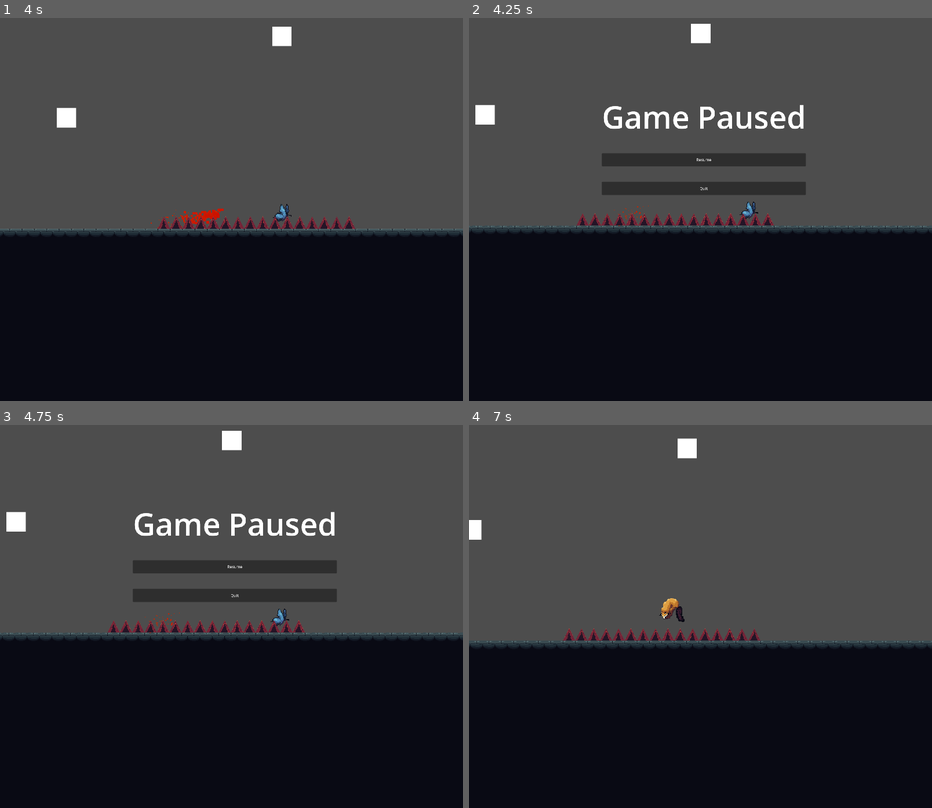
Above: before the commit, frames 1-4 (two rows, left to right).
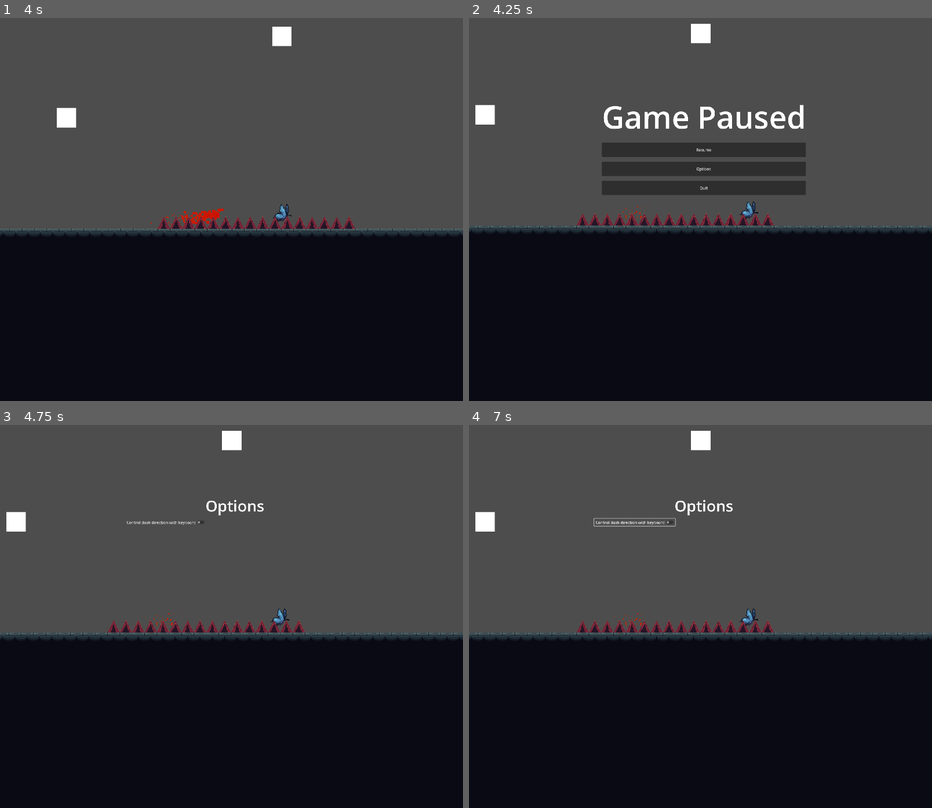
Above: after the commit, the same moments.

Repository: rcfisch/something_freaky
Game: Godot game, scene res://Levels/Testing/testing.tscn
Same seed, same stepped clock (60 frames per second), same inputs: the game is played once before the commit and once after it. This scene is started directly instead of the project's main scene.
Inputs (mouse positions are in pixels of both pictures, inside the frame that each line leads up to):
- Up to frame 1 (4 s): move the mouse to (333, 190) at 0.52 s; hold D (right) 0.53-2.03 s; tap 1 (1) at 0.6, 2.3, 2.85 s; tap Space (jump) at 0.77, 1.52, 3.02, 3.77 s; tap 2 (2) at 0.8, 1.35, 3.05, 3.6 s; move the mouse to (138, 228) at 1.27 s; tap Q (dash) at 1.55 s; move the mouse to (277, 121) at 2.02 s; hold A (left) 2.03-2.78 s; hold Q (dash) 2.03-2.78 s; move the mouse to (208, 286) at 2.77 s; hold D (right) from 2.78 s (still down); move the mouse to (370, 266) at 3.52 s; hold Q (dash) from 3.53 s (still down)
- Up to frame 2 (4.25 s): keep holding D (right); keep holding Q (dash); tap Escape (pause) at 4.15 s
- Up to frame 3 (4.75 s): release D (right) at 4.25 s; release Q (dash) at 4.25 s; click (236, 574) at 4.25 s, where only the run after the commit has a clickable "Options"
- Up to frame 4 (7 s): click (635, 520) at 5 s, where only the run after the commit has a clickable "Control dash direction with k…"; click (705, 566) at 5.75 s, where only the run before the commit has a clickable "Resume"; move the mouse to (561, 559) at 6.52 s; hold A (left) from 6.53 s (still down); tap P (afterimage) at 6.6 s; tap Space (jump) at 6.77 s; tap 1 (1) at 6.8 s

Frame 1 is identical in both runs. In frame 2, 2.9% of the frame differs, in the area x 28-73%, y 32-46%; in frame 3, 4.1%; in frame 4, 4.7%, in the area x 0-100%, y 1-58%.

Commit message:
added basic options menu

Diff:
--- /dev/null
+++ b/GUI/Menus/options_menu.tscn
@@ -0,0 +1,49 @@
+[gd_scene load_steps=3 format=3 uid="uid://byd7smc1sdtcb"]
+
+[ext_resource type="Script" uid="uid://d1ifb3acu2h8g" path="res://options.gd" id="1_b8em0"]
+
+[sub_resource type="LabelSettings" id="LabelSettings_ffpa1"]
+font_size = 64
+
+[node name="OptionsMenu" type="CanvasLayer"]
+
+[node name="Control" type="Control" parent="."]
+layout_mode = 3
+anchors_preset = 0
+offset_right = 40.0
+offset_bottom = 40.0
+script = ExtResource("1_b8em0")
+
+[node name="MarginContainer" type="MarginContainer" parent="Control"]
+layout_mode = 0
+offset_left = 487.0
+offset_top = 270.0
+offset_right = 1461.0
+offset_bottom = 810.0
+theme_override_constants/margin_left = 32
+theme_override_constants/margin_top = 32
+theme_override_constants/margin_right = 32
+theme_override_constants/margin_bottom = 32
+
+[node name="VBoxContainer" type="VBoxContainer" parent="Control/MarginContainer"]
+layout_mode = 2
+theme_override_constants/separation = 10
+
+[node name="Label" type="Label" parent="Control/MarginContainer/VBoxContainer"]
+layout_mode = 2
+text = "Options"
+label_settings = SubResource("LabelSettings_ffpa1")
+horizontal_alignment = 1
+
+[node name="Gameplay" type="HBoxContainer" parent="Control/MarginContainer/VBoxContainer"]
+layout_mode = 2
+theme_override_constants/separation = 64
+
+[node name="VBoxContainer" type="VBoxContainer" parent="Control/MarginContainer/VBoxContainer/Gameplay"]
+layout_mode = 2
+
+[node name="DashKeyboardControlMode" type="CheckButton" parent="Control/MarginContainer/VBoxContainer/Gameplay/VBoxContainer"]
+layout_mode = 2
+text = "Control dash direction with keyboard"
+
+[connection signal="pressed" from="Control/MarginContainer/VBoxContainer/Gameplay/VBoxContainer/DashKeyboardControlMode" to="Control" method="_on_dash_keyboard_control_mode_pressed"]
--- a/GUI/Menus/pause_menu.gd
+++ b/GUI/Menus/pause_menu.gd
@@ -7,7 +7,11 @@
 
 func _input(event):
 	if event.is_action_pressed("pause"):
-		toggle_pause()
+		if $"../OptionsMenu".visible:
+			$"../OptionsMenu".hide()
+			show()
+		else:
+			toggle_pause()
 
 
 func toggle_pause():
@@ -16,9 +20,15 @@
 	visible = globals.game_paused
 
 
+
 func _on_resume_pressed():
 	toggle_pause()
 
 
 func _on_quit_pressed():
 	get_tree().quit()
+
+
+func _on_options_pressed():
+	hide()
+	$"../OptionsMenu".show()
--- a/GUI/Menus/pause_menu.tscn
+++ b/GUI/Menus/pause_menu.tscn
@@ -1,6 +1,7 @@
-[gd_scene load_steps=3 format=3 uid="uid://bl0nr0d80px4x"]
+[gd_scene load_steps=4 format=3 uid="uid://bl0nr0d80px4x"]
 
 [ext_resource type="Script" uid="uid://c1daho3x3it77" path="res://GUI/Menus/pause_menu.gd" id="1_p204j"]
+[ext_resource type="PackedScene" uid="uid://byd7smc1sdtcb" path="res://GUI/Menus/options_menu.tscn" id="2_7f1mm"]
 
 [sub_resource type="LabelSettings" id="LabelSettings_p204j"]
 font_size = 128
@@ -17,6 +18,7 @@
 script = ExtResource("1_p204j")
 
 [node name="MarginContainer" type="MarginContainer" parent="Control"]
+layout_mode = 0
 offset_left = 487.0
 offset_top = 270.0
 offset_right = 1461.0
@@ -29,7 +31,7 @@
 
 [node name="VBoxContainer" type="VBoxContainer" parent="Control/MarginContainer"]
 layout_mode = 2
-theme_override_constants/separation = 64
+theme_override_constants/separation = 20
 
 [node name="GamePausedLabel" type="Label" parent="Control/MarginContainer/VBoxContainer"]
 layout_mode = 2
@@ -42,10 +44,19 @@
 size_flags_vertical = 3
 text = "Resume"
 
+[node name="Options" type="Button" parent="Control/MarginContainer/VBoxContainer"]
+layout_mode = 2
+size_flags_vertical = 3
+text = "Options"
+
 [node name="Quit" type="Button" parent="Control/MarginContainer/VBoxContainer"]
 layout_mode = 2
 size_flags_vertical = 3
 text = "Quit"
 
+[node name="OptionsMenu" parent="." instance=ExtResource("2_7f1mm")]
+visible = false
+
 [connection signal="pressed" from="Control/MarginContainer/VBoxContainer/Resume" to="Control" method="_on_resume_pressed"]
+[connection signal="pressed" from="Control/MarginContainer/VBoxContainer/Options" to="Control" method="_on_options_pressed"]
 [connection signal="pressed" from="Control/MarginContainer/VBoxContainer/Quit" to="Control" method="_on_quit_pressed"]
--- a/options.gd
+++ b/options.gd
@@ -1,4 +1,9 @@
-extends Node
+extends Control
 class_name options
 
 static var dash_keyboard_control_mode : bool = false # False=Mouse controlled, True=Keyboard controlled
+
+
+
+func _on_dash_keyboard_control_mode_pressed():
+	dash_keyboard_control_mode = !dash_keyboard_control_mode
